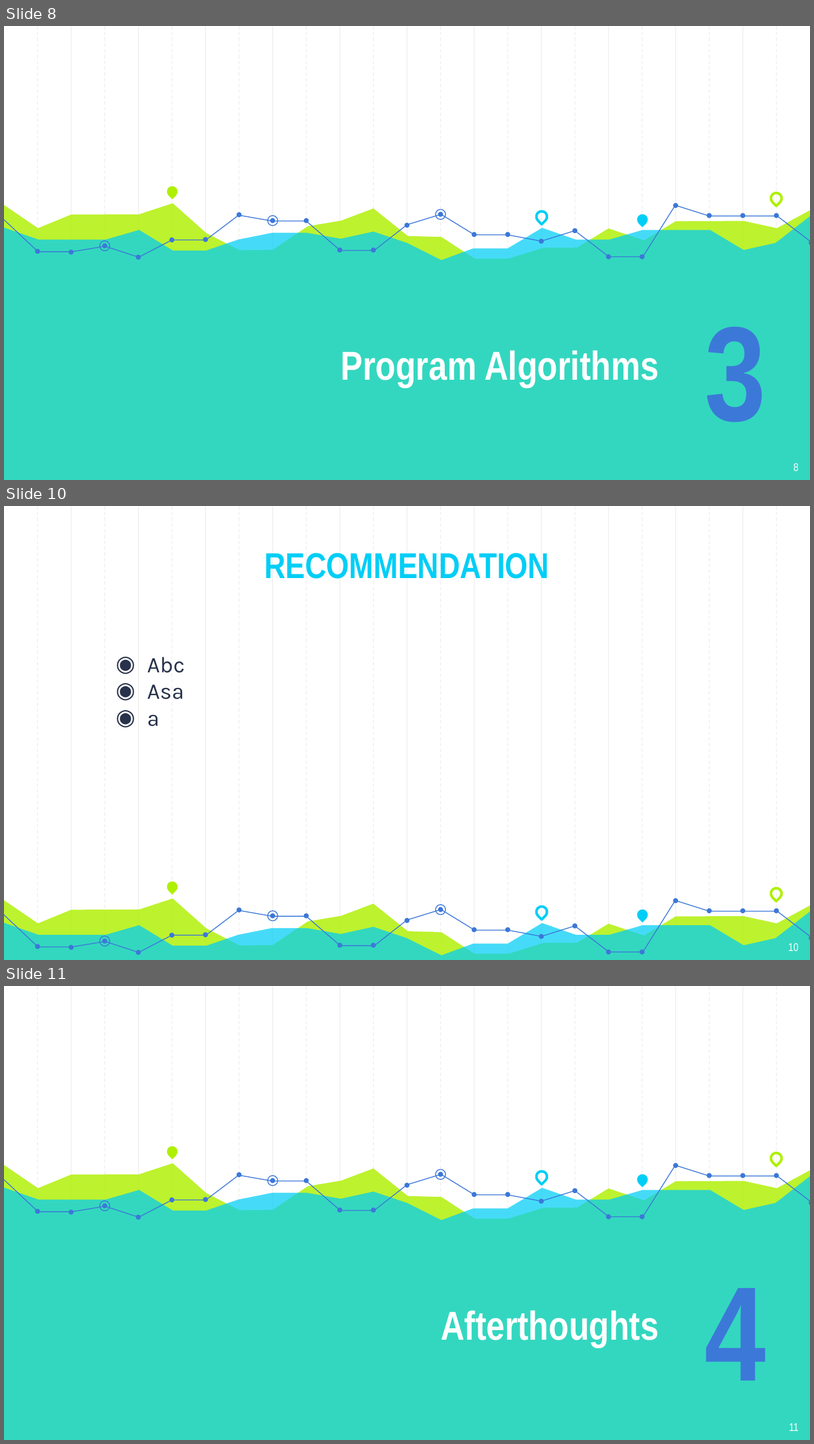
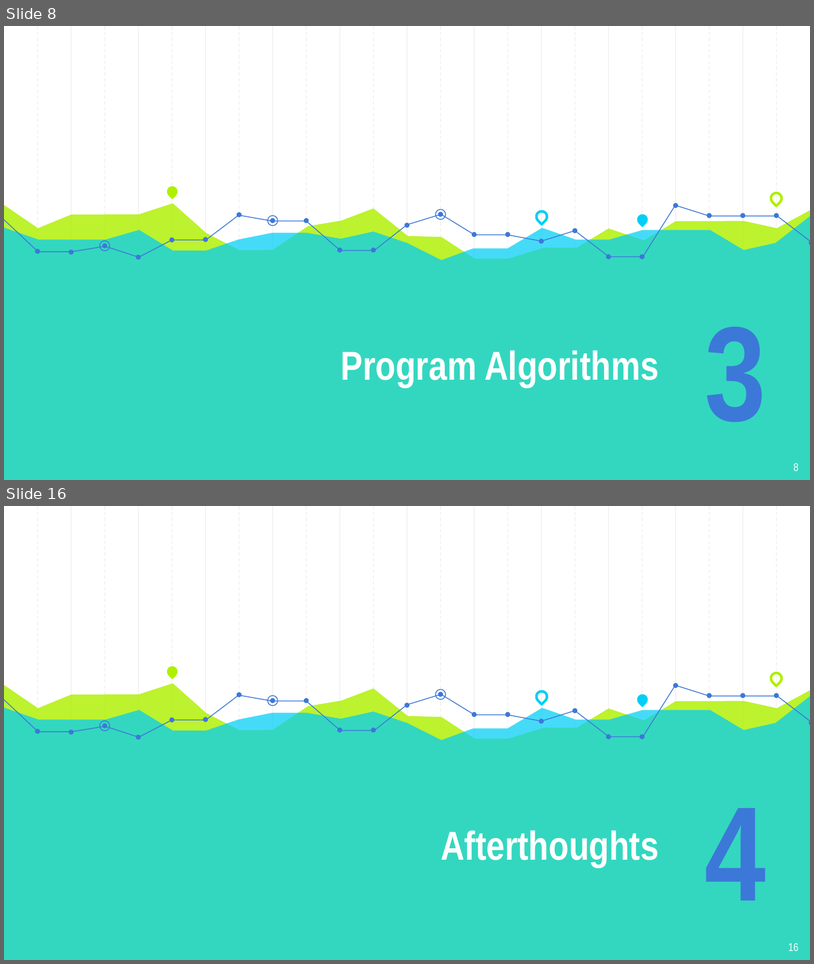
Before and after one commit to Andyayk/app, a slide deck: Graph Based Search.pptx. Shown one above the other, each under a label of ours: slides 8, 10 and 11 before the commit, slides 8 and 16 after it; the slides between them are not shown. The pictures are 814x1444 and 814x964 pixels, drawn with LibreOffice and Linux fonts; fonts in the diff are those of the drawing. Boxes give left, top, right and bottom in pixels: in the first picture for what was removed or moved away, otherwise in the second. Text is boxed around its words. In the diff, an @@ line names an element or a change of style, - is before the commit and + after.

```diff
--- a/Graph Based Search.pptx
+++ b/Graph Based Search.pptx
@@ slide 10 removed at (4,506,810,960), background #FFFFFF; not listed: 23 template elements that a slide beside it also shows @@
@@ text removed at (264,553,549,579) @@
-RECOMMENDATION
@@ text removed at (147,657,185,726) @@
-◉ Abc
-◉ Asa
-◉ a
@@ teardrop removed at (165,879,180,894) @@
@@ freeform shape removed at (4,898,810,960) @@
@@ freeform shape removed at (374,900,676,952) @@
@@ freeform shape removed at (677,900,810,937) @@
@@ teardrop removed at (769,885,783,900) @@
@@ freeform shape removed at (4,910,810,960) @@
@@ freeform shape removed at (4,910,374,952) @@
@@ ellipse removed at (267,911,278,921) @@
@@ ellipse removed at (435,904,446,915) @@
@@ teardrop removed at (534,904,549,919) @@
@@ teardrop removed at (635,907,650,922) @@
@@ ellipse removed at (100,936,110,946) @@
@@ group removed at (35,898,810,954): 24 ellipses @@
@@ page number removed at (789,943,799,951) @@
-10
@@ what was slide 11 is now slide 16 @@
@@ page number at (789,943,799,951): text changed @@
-11
+16
```
Also in this commit, not shown: 8 slides changed, 6 slides added, 1 other slide removed.
